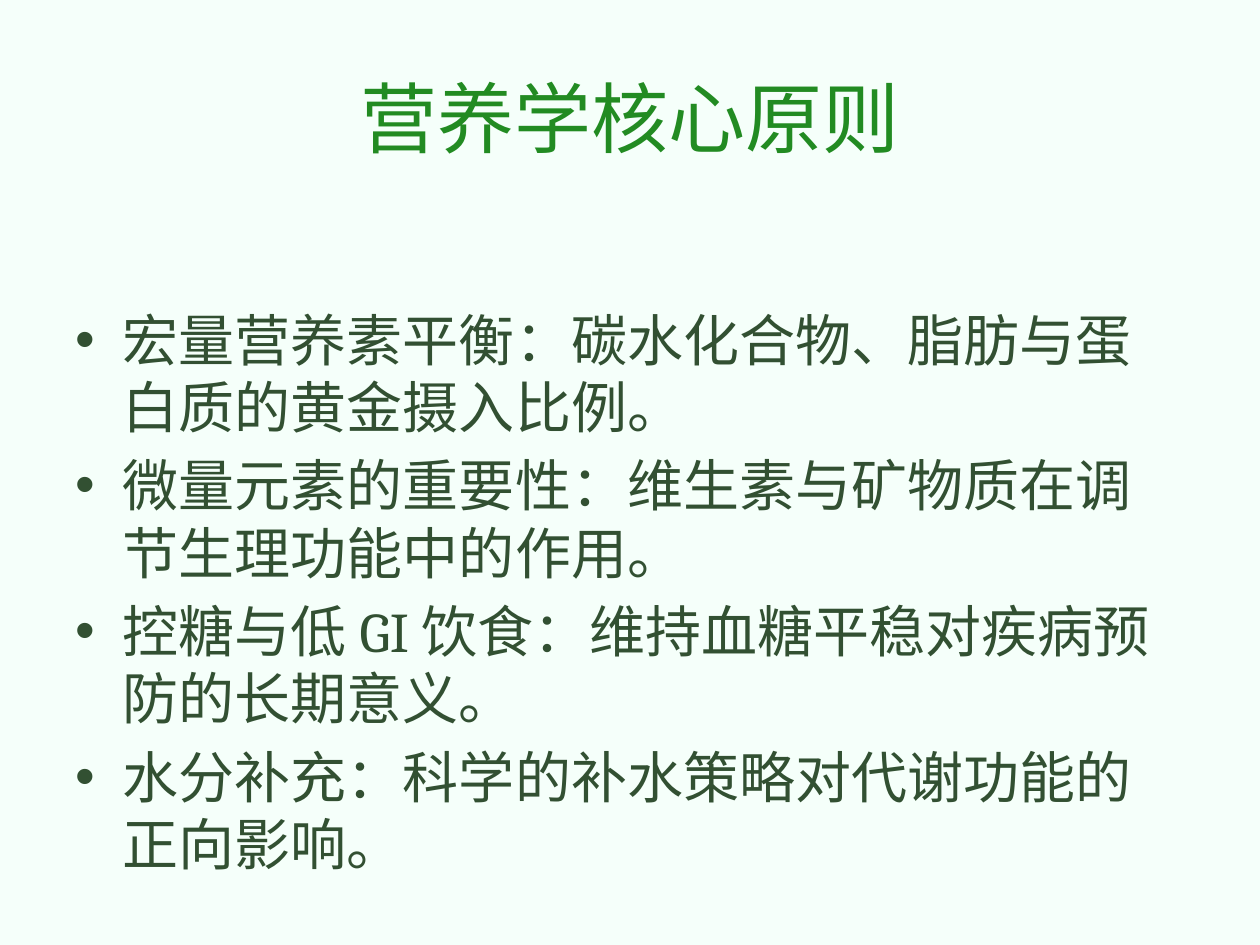
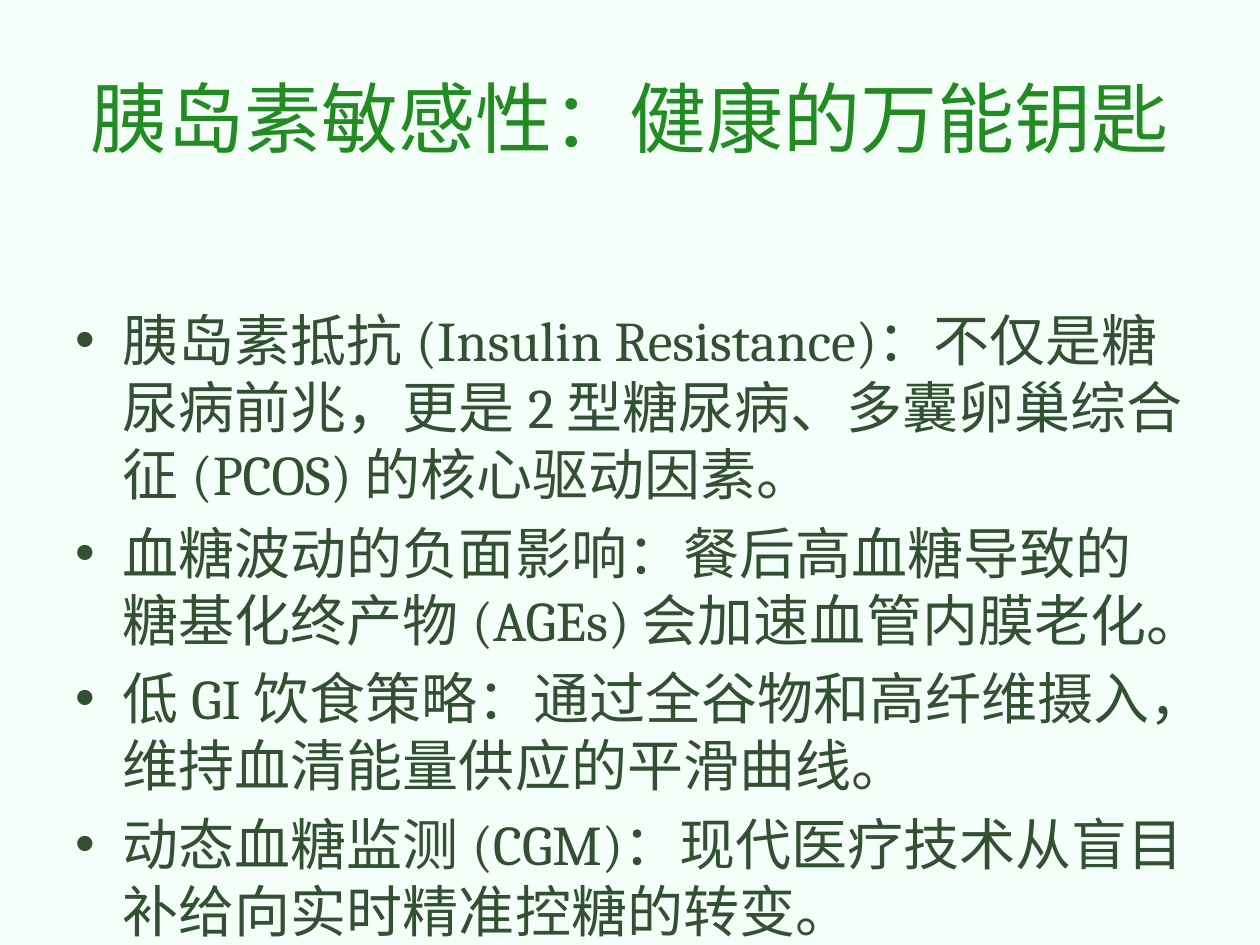
Before and after one commit to yeasy/AutoPPT, a slide deck: slide 10 of samples/en_art.pptx. Drawn at 1260x945 pixels with LibreOffice and Linux fonts; fonts in the diff are those of the drawing. Boxes give left, top, right and bottom in pixels: in the first picture for what was removed or moved away, otherwise in the second. Text is boxed around its words. In the diff, an @@ line names an element or a change of style, - is before the commit and + after.

```diff
--- a/samples/en_art.pptx
+++ b/samples/en_art.pptx
@@ title at box(90, 81, 1168, 154): text changed @@
-营养学核心原则
+胰岛素敏感性：健康的万能钥匙
@@ text at box(123, 313, 1205, 873): text changed @@
-• 宏量营养素平衡：碳水化合物、脂肪与蛋白质的黄金摄入比例。
-• 微量元素的重要性：维生素与矿物质在调节生理功能中的作用。
-• 控糖与低 GI 饮食：维持血糖平稳对疾病预防的长期意义。
-• 水分补充：科学的补水策略对代谢功能的正向影响。
+• 胰岛素抵抗 (Insulin Resistance)：不仅是糖尿病前兆，更是 2 型糖尿病、多囊卵巢综合征 (PCOS) 的核心驱动因素。
+• 血糖波动的负面影响：餐后高血糖导致的糖基化终产物 (AGEs) 会加速血管内膜老化。
+• 低 GI 饮食策略：通过全谷物和高纤维摄入，维持血清能量供应的平滑曲线。
+• 动态血糖监测 (CGM)：现代医疗技术从盲目补给向实时精准控糖的转变。
```
Also in this commit, not shown: 20 other slides changed, 12 slides added, 12 slides removed, 7 other files.
